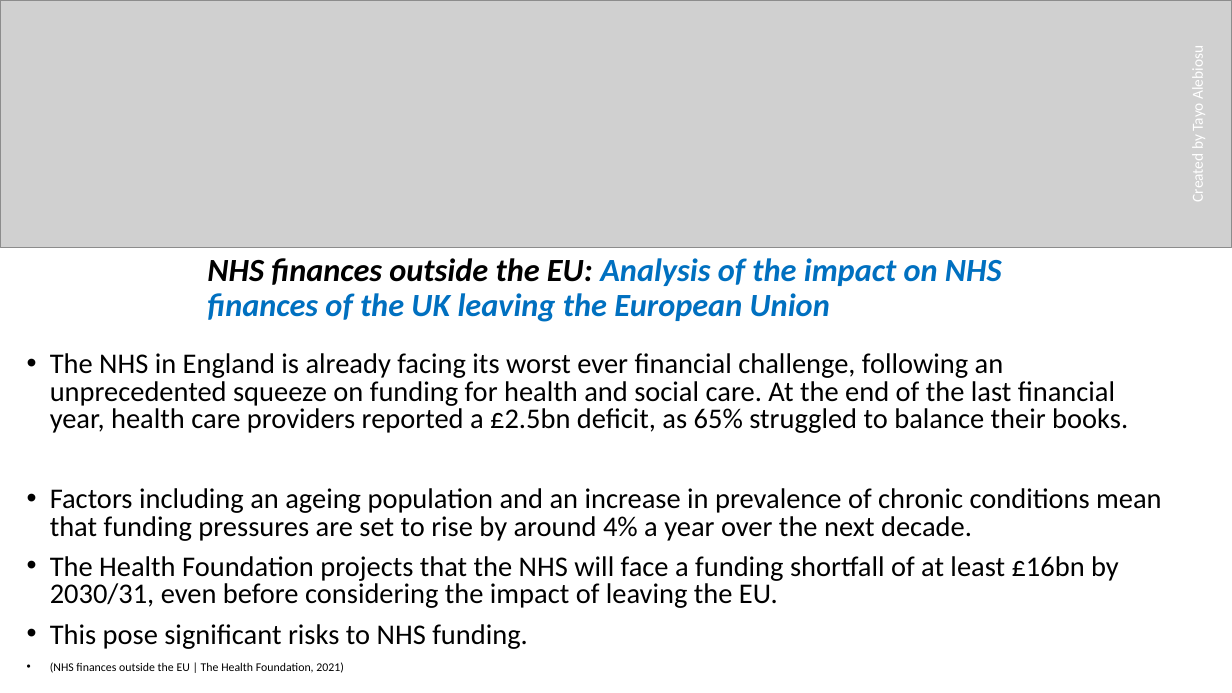
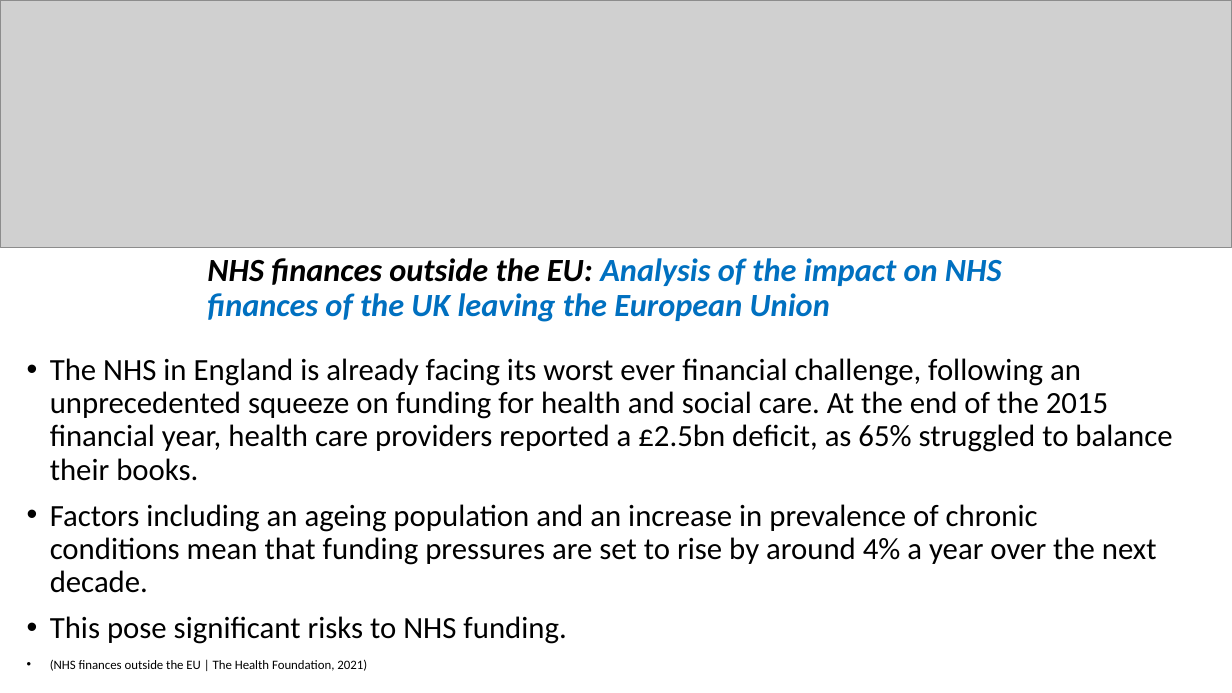
Before and after one commit to Chandy68/new-portal.lsclondon.co.uk-administrator, a slide deck: slide 20 of templates/ncd_fdhsc_ci/LSC-CSI-WEEK-2.pptx (slide 21 before the commit). Drawn at 1232x693 pixels with LibreOffice and Linux fonts; fonts in the diff are those of the drawing; grey boxes stand for pictures. Boxes give left, top, right and bottom in pixels: in the first picture for what was removed or moved away, otherwise in the second. Text is boxed around its words. In the diff, an @@ line names an element or a change of style, - is before the commit and + after.

```diff
--- a/templates/ncd_fdhsc_ci/LSC-CSI-WEEK-2.pptx
+++ b/templates/ncd_fdhsc_ci/LSC-CSI-WEEK-2.pptx
@@ text removed at (1188,51,1207,201) @@
-Created by Tayo Alebiosu
@@ text at (50,358,1172,481): text changed; size 22.2 to 24 pt @@
-• The NHS in England is already facing its worst ever financial challenge, following an unprecedented squeeze on funding for health and social care. At the end of the last financial year, health care providers reported a £2.5bn deficit, as 65% struggled to balance their books.
+• The NHS in England is already facing its worst ever financial challenge, following an unprecedented squeeze on funding for health and social care. At the end of the 2015 financial year, health care providers reported a £2.5bn deficit, as 65% struggled to balance their books.
@@ text at (50,504,1157,671): size 22.2 to 24 pt in "Factors including an ageing population and an ...", "This pose significant risks to NHS funding."; size 9.2 to 10 pt in "(NHS finances outside the EU | The ..."; line spacing 0.8 to 0.9 @@
@@ text at (50,556,1119,608): paragraph removed @@
-• The Health Foundation projects that the NHS will face a funding shortfall of at least £16bn by 2030/31, even before considering the impact of leaving the EU.
```
Also in this commit, not shown: 22 other slides changed, 2 slides removed, 2 other files.
